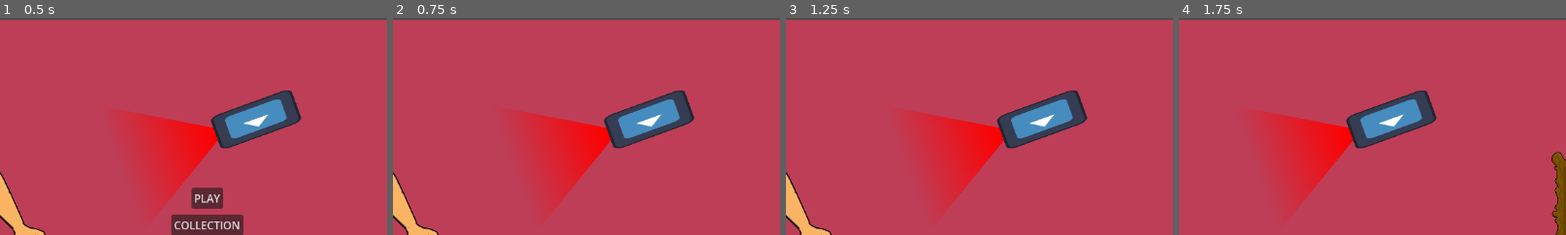
Above: before the commit, frames 1-4 (left to right).
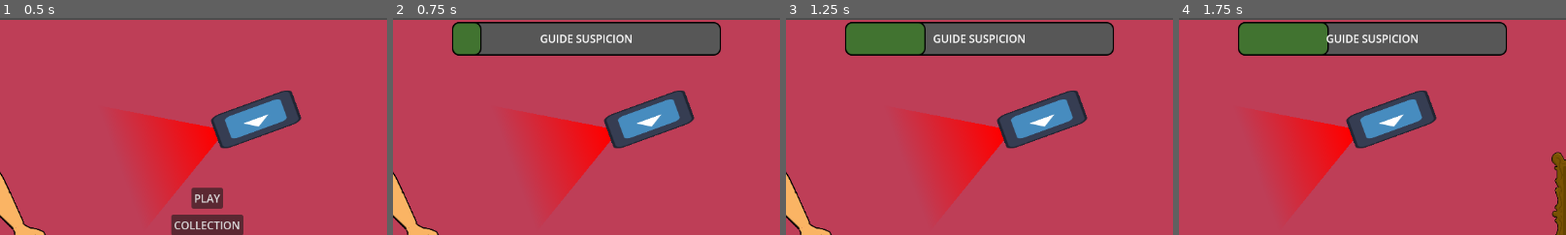
Above: after the commit, the same moments.

Repository: Skyepulse/LUDUM_DARE_58_MATELOU-CO
Game: Godot game, scene res://scenes/scene_tests_MAEL.tscn
Two runs of this game, one before a commit and one after it. Both use one fixed random seed, a clock stepped at 60 frames per second and the inputs below. The engine's default icon, where the game draws it, is replaced by a stand-in: a white triangle on a blue panel in a dark square.
Inputs (mouse positions are % of the whole screen's width and height, from its top left):
- Up to frame 1 (0.5 s): no input
- Up to frame 2 (0.75 s): click "PLAY" at 0.5 s
- Up to frame 3 (1.25 s): no input
- Up to frame 4 (1.75 s): tap Enter at 1.25 s; move the mouse to (72, 45) at 1.27 s; click (72, 45) at 1.42 s; tap Space at 1.52 s
The pictures show only the part of the screen within x 25-75%, y 0-50%; the shares and areas given below are measured in that part.

Frame 1 is identical in both runs. In frame 2, 11% of the frame differs, in the area x 15-85%, y 1-18%; in frame 3, 11%; in frame 4, 11%.

Commit message:
suspicion_bar + suppr MainUI

Diff:
--- a/scenes/UI/GameUI.tscn
+++ b/scenes/UI/GameUI.tscn
@@ -1,8 +1,9 @@
-[gd_scene load_steps=6 format=3 uid="uid://bl372pp24j6jb"]
+[gd_scene load_steps=9 format=3 uid="uid://bl372pp24j6jb"]
 
 [ext_resource type="Script" uid="uid://dnxq7xae7ucl0" path="res://scripts/GameUI.gd" id="1_sjnlv"]
 [ext_resource type="Script" uid="uid://crwbsu7ltt0xd" path="res://scripts/collection_ui.gd" id="2_5ji2y"]
 [ext_resource type="Texture2D" uid="uid://01a6s27mn85u" path="res://img/icon.svg" id="3_5dnvl"]
+[ext_resource type="Script" uid="uid://dwgt6m1335bch" path="res://scripts/suspicion_bar.gd" id="4_5dnvl"]
 
 [sub_resource type="StyleBoxFlat" id="StyleBoxFlat_ftf0b"]
 bg_color = Color(0.7254902, 0.43529412, 0.101960786, 0.9019608)
@@ -19,6 +20,30 @@
 [sub_resource type="StyleBoxFlat" id="StyleBoxFlat_lvkef"]
 bg_color = Color(0.15294118, 0.15294118, 0.15294118, 0.9411765)
 
+[sub_resource type="StyleBoxFlat" id="StyleBoxFlat_5ji2y"]
+bg_color = Color(0.3403393, 0.34033936, 0.34033918, 1)
+border_width_left = 2
+border_width_top = 2
+border_width_right = 2
+border_width_bottom = 2
+border_color = Color(0, 0, 0, 1)
+corner_radius_top_left = 10
+corner_radius_top_right = 10
+corner_radius_bottom_right = 10
+corner_radius_bottom_left = 10
+
+[sub_resource type="StyleBoxFlat" id="StyleBoxFlat_5dnvl"]
+bg_color = Color(0.25532895, 0.45109338, 0.18999308, 1)
+border_width_left = 2
+border_width_top = 2
+border_width_right = 2
+border_width_bottom = 2
+border_color = Color(0, 0, 0, 1)
+corner_radius_top_left = 10
+corner_radius_top_right = 10
+corner_radius_bottom_right = 10
+corner_radius_bottom_left = 10
+
 [node name="GameUI" type="Control"]
 layout_mode = 3
 anchors_preset = 15
@@ -182,5 +207,32 @@
 grow_vertical = 2
 text = "Hover an object to check if you have collected it, and read it's description!"
 
+[node name="SuspicionBar" type="CenterContainer" parent="."]
+layout_mode = 1
+anchors_preset = 10
+anchor_right = 1.0
+offset_top = 5.52
+offset_bottom = 55.52
+grow_horizontal = 2
+script = ExtResource("4_5dnvl")
+
+[node name="ProgressBar" type="ProgressBar" parent="SuspicionBar"]
+custom_minimum_size = Vector2(400, 50)
+layout_mode = 2
+theme_override_styles/background = SubResource("StyleBoxFlat_5ji2y")
+theme_override_styles/fill = SubResource("StyleBoxFlat_5dnvl")
+show_percentage = false
+
+[node name="Label" type="Label" parent="SuspicionBar/ProgressBar"]
+layout_mode = 1
+anchors_preset = 15
+anchor_right = 1.0
+anchor_bottom = 1.0
+grow_horizontal = 2
+grow_vertical = 2
+text = "GUIDE SUSPICION"
+horizontal_alignment = 1
+vertical_alignment = 1
+
 [connection signal="pressed" from="Menu/PlayButton" to="." method="play_button_is_pressed"]
 [connection signal="pressed" from="Menu/CollectionButton" to="." method="collection_button_is_pressed"]
--- a/scenes/UI/MainUI.tscn
+++ /dev/null
@@ -1,189 +0,0 @@
-[gd_scene load_steps=8 format=3 uid="uid://cmyh2mgg3l5oi"]
-
-[ext_resource type="Script" uid="uid://eyulj1d0thce" path="res://scripts/mainUI.gd" id="1_sb5dd"]
-[ext_resource type="Script" uid="uid://crwbsu7ltt0xd" path="res://scripts/collection_ui.gd" id="2_h4gv2"]
-[ext_resource type="Texture2D" uid="uid://01a6s27mn85u" path="res://img/icon.svg" id="3_dfsol"]
-
-[sub_resource type="StyleBoxFlat" id="StyleBoxFlat_vegyt"]
-bg_color = Color(0.3403393, 0.34033936, 0.34033918, 1)
-border_width_left = 2
-border_width_top = 2
-border_width_right = 2
-border_width_bottom = 2
-border_color = Color(0, 0, 0, 1)
-corner_radius_top_left = 10
-corner_radius_top_right = 10
-corner_radius_bottom_right = 10
-corner_radius_bottom_left = 10
-
-[sub_resource type="StyleBoxFlat" id="StyleBoxFlat_sb5dd"]
-bg_color = Color(0.25532895, 0.45109338, 0.18999308, 1)
-border_width_left = 2
-border_width_top = 2
-border_width_right = 2
-border_width_bottom = 2
-border_color = Color(0, 0, 0, 1)
-corner_radius_top_left = 10
-corner_radius_top_right = 10
-corner_radius_bottom_right = 10
-corner_radius_bottom_left = 10
-
-[sub_resource type="StyleBoxFlat" id="StyleBoxFlat_h4gv2"]
-bg_color = Color(0.7254902, 0.43529412, 0.101960786, 0.9019608)
-border_width_left = 5
-border_width_top = 5
-border_width_right = 5
-border_width_bottom = 5
-border_color = Color(0, 0, 0, 1)
-corner_radius_top_left = 40
-corner_radius_top_right = 40
-corner_radius_bottom_right = 40
-corner_radius_bottom_left = 40
-
-[sub_resource type="StyleBoxFlat" id="StyleBoxFlat_dfsol"]
-bg_color = Color(0.15294118, 0.15294118, 0.15294118, 0.9411765)
-
-[node name="MainUi" type="Control"]
-z_index = 1
-layout_mode = 3
-anchors_preset = 15
-anchor_right = 1.0
-anchor_bottom = 1.0
-grow_horizontal = 2
-grow_vertical = 2
-script = ExtResource("1_sb5dd")
-
-[node name="Suspicion" type="CenterContainer" parent="."]
-layout_mode = 1
-anchors_preset = 10
-anchor_right = 1.0
-offset_top = 5.52
-offset_bottom = 55.52
-grow_horizontal = 2
-
-[node name="ProgressBar" type="ProgressBar" parent="Suspicion"]
-custom_minimum_size = Vector2(400, 50)
-layout_mode = 2
-theme_override_styles/background = SubResource("StyleBoxFlat_vegyt")
-theme_override_styles/fill = SubResource("StyleBoxFlat_sb5dd")
-show_percentage = false
-
-[node name="Label" type="Label" parent="Suspicion/ProgressBar"]
-layout_mode = 1
-anchors_preset = 15
-anchor_right = 1.0
-anchor_bottom = 1.0
-grow_horizontal = 2
-grow_vertical = 2
-text = "GUIDE SUSPICION"
-horizontal_alignment = 1
-vertical_alignment = 1
-
-[node name="DebugAnchors" type="Control" parent="."]
-layout_mode = 1
-anchors_preset = 15
-anchor_right = 1.0
-anchor_bottom = 1.0
-grow_horizontal = 2
-grow_vertical = 2
-
-[node name="TL" type="Panel" parent="DebugAnchors"]
-layout_mode = 0
-offset_right = 40.0
-offset_bottom = 40.0
-
-[node name="TR" type="Panel" parent="DebugAnchors"]
-layout_mode = 1
-anchors_preset = 1
-anchor_left = 1.0
-anchor_right = 1.0
-offset_left = -40.0
-offset_bottom = 40.0
-grow_horizontal = 0
-
-[node name="BL" type="Panel" parent="DebugAnchors"]
-layout_mode = 1
-anchors_preset = 2
-anchor_top = 1.0
-anchor_bottom = 1.0
-offset_top = -40.0
-offset_right = 40.0
-grow_vertical = 0
-
-[node name="BR" type="Panel" parent="DebugAnchors"]
-layout_mode = 1
-anchors_preset = 3
-anchor_left = 1.0
-anchor_top = 1.0
-anchor_right = 1.0
-anchor_bottom = 1.0
-offset_left = -40.0
-offset_top = -40.0
-grow_horizontal = 0
-grow_vertical = 0
-
-[node name="Show Collection Button" type="Button" parent="."]
-layout_mode = 1
-anchors_preset = 2
-anchor_top = 1.0
-anchor_bottom = 1.0
-offset_left = 52.975
-offset_top = -39.835022
-offset_right = 211.975
-offset_bottom = -8.835022
-grow_vertical = 0
-theme_override_font_sizes/font_size = 25
-text = "SHOW COLLECTION"
-
-[node name="Collection" type="HSplitContainer" parent="."]
-layout_mode = 1
-anchors_preset = 8
-anchor_left = 0.5
-anchor_top = 0.5
-anchor_right = 0.5
-anchor_bottom = 0.5
-offset_left = -400.0
-offset_top = -250.0
-offset_right = 400.0
-offset_bottom = 250.0
-grow_horizontal = 2
-grow_vertical = 2
-
-[node name="CollectionPanel" type="Panel" parent="Collection"]
-custom_minimum_size = Vector2(800, 500)
-layout_mode = 2
-theme_override_styles/panel = SubResource("StyleBoxFlat_h4gv2")
-script = ExtResource("2_h4gv2")
-missingTexture = ExtResource("3_dfsol")
-
-[node name="ScrollContainer" type="ScrollContainer" parent="Collection/CollectionPanel"]
-layout_mode = 1
-offset_left = 25.0
-offset_top = 25.0
-offset_right = 775.0
-offset_bottom = 475.0
-
-[node name="VBoxContainer" type="VBoxContainer" parent="Collection/CollectionPanel/ScrollContainer"]
-custom_minimum_size = Vector2(750, 0)
-layout_mode = 2
-
-[node name="ExplanationPanel" type="Panel" parent="Collection"]
-custom_minimum_size = Vector2(283.155, 0)
-layout_mode = 2
-theme_override_styles/panel = SubResource("StyleBoxFlat_dfsol")
-
-[node name="RichTextLabel" type="RichTextLabel" parent="Collection/ExplanationPanel"]
-custom_minimum_size = Vector2(266.03, 0)
-layout_mode = 1
-anchors_preset = 13
-anchor_left = 0.5
-anchor_right = 0.5
-anchor_bottom = 1.0
-offset_left = -0.5
-offset_right = 0.5
-grow_horizontal = 2
-grow_vertical = 2
-text = "Hover an object to check if you have collected it, and read it's description!"
-
-[connection signal="pressed" from="Show Collection Button" to="." method="_on_show_collection_button_pressed"]
-[connection signal="pressed" from="Show Collection Button" to="Collection/CollectionPanel" method="_on_show_collection_button_pressed"]
--- a/scripts/GameUI.gd
+++ b/scripts/GameUI.gd
@@ -7,6 +7,8 @@
 @onready var quit_button: Button = $Menu/QuitButton
 
 @onready var collection_panel: Panel = $Collection/CollectionPanel
+@onready var suspicion_bar: CenterContainer = $SuspicionBar
+@onready var progress_bar: ProgressBar = $SuspicionBar/ProgressBar
 
 var screenSize:Vector2
 
@@ -14,6 +16,12 @@
 const COLLECTION_TEXT: String = "COLLECTION"
 const CREDIT_TEXT: String = "CREDIT"
 const QUIT_TEXT: String = "QUIT"
+
+var currentVal: float = 0.0
+
+func setSuspicion(value: float):
+	currentVal = clamp(value, suspicion_bar.minVal, suspicion_bar.maxVal)
+	progress_bar.value = currentVal
 
 func _ready() -> void:
 	screenSize = get_viewport().get_visible_rect().size
@@ -32,6 +40,7 @@
 	quit_button.position.y = 7.5*quit_button.size.y
 
 	collection_panel.hide_collection()
+	suspicion_bar.hideSuspicionBar()
 
 func _input(event: InputEvent) -> void:
 	if event is InputEventKey and event.is_pressed():
@@ -41,6 +50,7 @@
 func escape_is_pressed() -> void:
 	if Signals.game_state == Signals.INGAME:
 		Signals.game_state = Signals.PAUSED
+		suspicion_bar.hideSuspicionBar()
 		menu.visible = true
 	elif Signals.game_state == Signals.COLLECTION:
 		Signals.game_state = Signals.PAUSED
@@ -53,6 +63,7 @@
 func play_button_is_pressed() -> void:
 	Signals.game_state = Signals.INGAME
 	menu.visible = false
+	suspicion_bar.showSuspicionBar()
 
 func collection_button_is_pressed() -> void:
 	Signals.game_state = Signals.COLLECTION
--- a/scripts/Singletons/GameManager.gd
+++ b/scripts/Singletons/GameManager.gd
@@ -83,7 +83,7 @@
 
 func increaseSuspicion(amount: float):
 	currentSuspicion = clamp(currentSuspicion + amount, 0, maxSuspicion)
-	#MainCamera2D.MainUI.setSuspicion(currentSuspicion)
+	MainCamera2D.GameUI.setSuspicion(currentSuspicion)
 
 	suspicionDecayTimer.stop()
 	suspicionDecayTimer.wait_time = decreaseTimer
@@ -92,7 +92,7 @@
 
 func decreaseSuspicion(amount: float):
 	currentSuspicion = clamp(currentSuspicion - amount, 0, maxSuspicion)
-	#MainCamera2D.MainUI.setSuspicion(currentSuspicion)
+	MainCamera2D.GameUI.setSuspicion(currentSuspicion)
 
 func _on_decrease_suspicion_timer_timeout():
 	canDecrease = true
--- a/scripts/mainUI.gd
+++ /dev/null
@@ -1,35 +0,0 @@
-extends Node
-
-@onready var suspicionBar: ProgressBar = $Suspicion/ProgressBar
-@export var maxVal: float = 100.0
-
-const SHOW_TEXT: String = "SHOW COLLECTION"
-const HIDE_TEXT: String = "HIDE COLLECTION"
-
-@onready var collection_ui: Control = $Collection/CollectionPanel
-@onready var showCollectionButton: Button = $"Show Collection Button"
-
-var minVal: float = 0.0
-var currentVal: float = 0.0
-
-func _ready():
-	suspicionBar.min_value = minVal
-	suspicionBar.max_value = maxVal
-	suspicionBar.value = currentVal
-
-func setSuspicion(value: float):
-	currentVal = clamp(value, minVal, maxVal)
-	suspicionBar.value = currentVal
-
-func hideSuspicionBar():
-	suspicionBar.visible = false
-
-func showSuspicionBar():
-	suspicionBar.visible = true
-
-func _on_show_collection_button_pressed() -> void:
-	var visibility = collection_ui.get("visibility")
-	if visibility:
-		showCollectionButton.text = SHOW_TEXT
-	else:
-		showCollectionButton.text = HIDE_TEXT
--- /dev/null
+++ b/scripts/suspicion_bar.gd
@@ -0,0 +1,18 @@
+extends CenterContainer
+
+@onready var progress_bar: ProgressBar = $ProgressBar
+
+var minVal: float = 0.0
+@export var maxVal: float = 100.0
+var currentVal: float = 0.0
+
+func _ready():
+	progress_bar.min_value = minVal
+	progress_bar.max_value = maxVal
+	progress_bar.value = currentVal
+
+func hideSuspicionBar():
+	progress_bar.visible = false
+
+func showSuspicionBar():
+	progress_bar.visible = true
Not shown, removed: scripts/mainUI.gd.uid
Not shown, added: scripts/suspicion_bar.gd.uid
